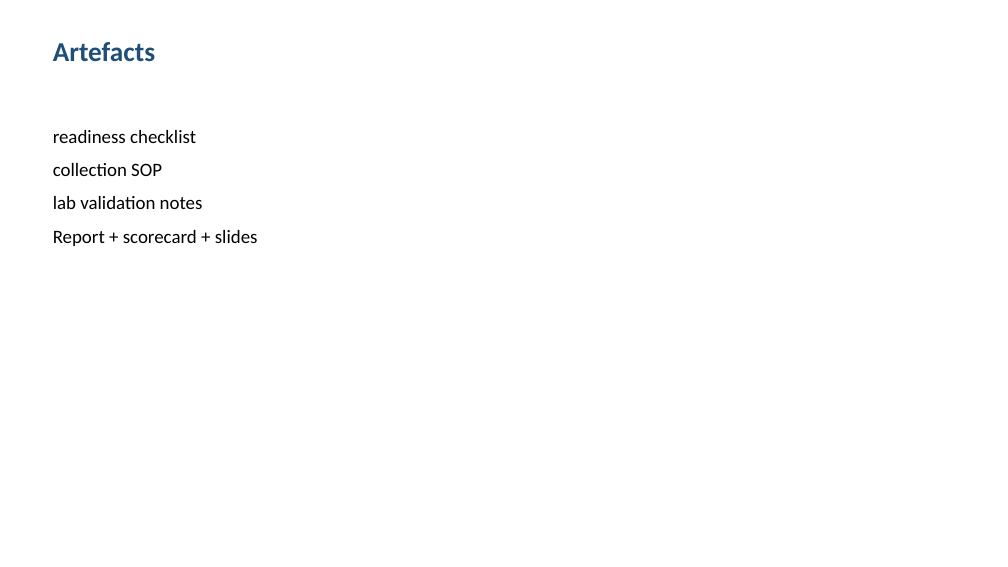
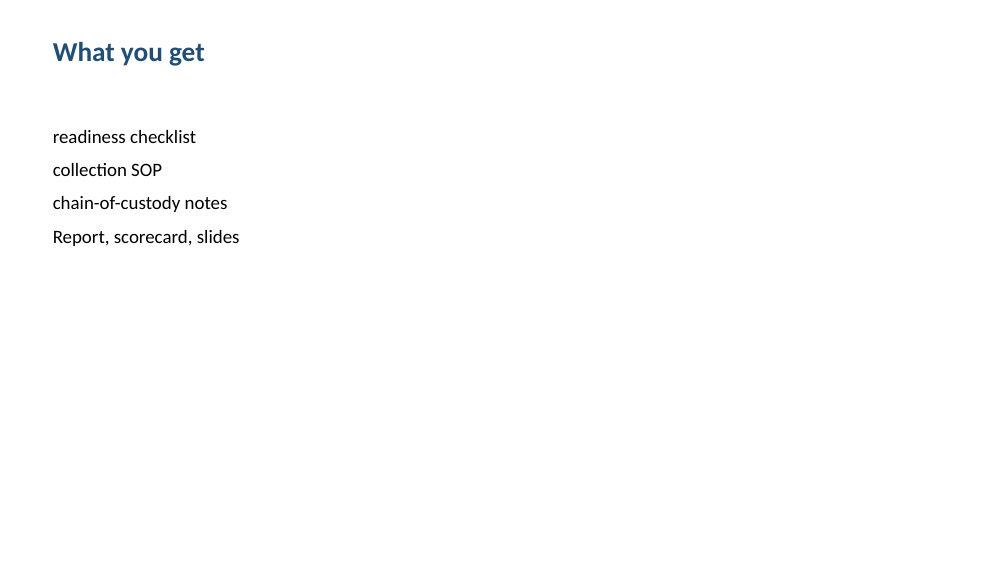
Before and after one commit to shohrabniaz/m365-cloud-forensics-readiness, a slide deck: slide 3 of Final_Submission/02_Presentation.pptx. Drawn at 1008x567 pixels with LibreOffice and Linux fonts; fonts in the diff are those of the drawing. Boxes give left, top, right and bottom in pixels: in the first picture for what was removed or moved away, otherwise in the second. Text is boxed around its words. In the diff, an @@ line names an element or a change of style, - is before the commit and + after.

```diff
--- a/Final_Submission/02_Presentation.pptx
+++ b/Final_Submission/02_Presentation.pptx
@@ text at [53,42,205,66]: text changed @@
-Artefacts
+What you get
@@ text at [53,196,240,246]: text changed @@
-lab validation notes
-Report + scorecard + slides
+chain-of-custody notes
+Report, scorecard, slides
```
Also in this commit, not shown: 3 other slides changed, 12 other files.
